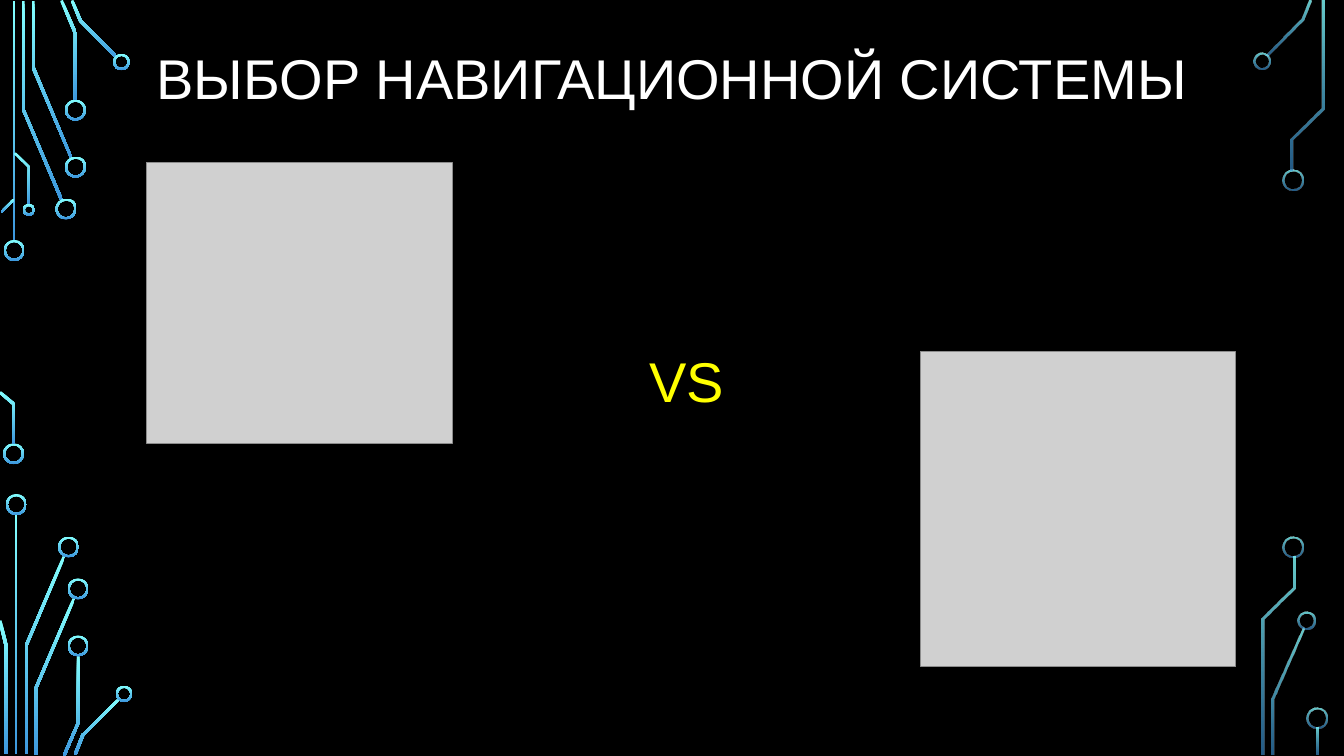
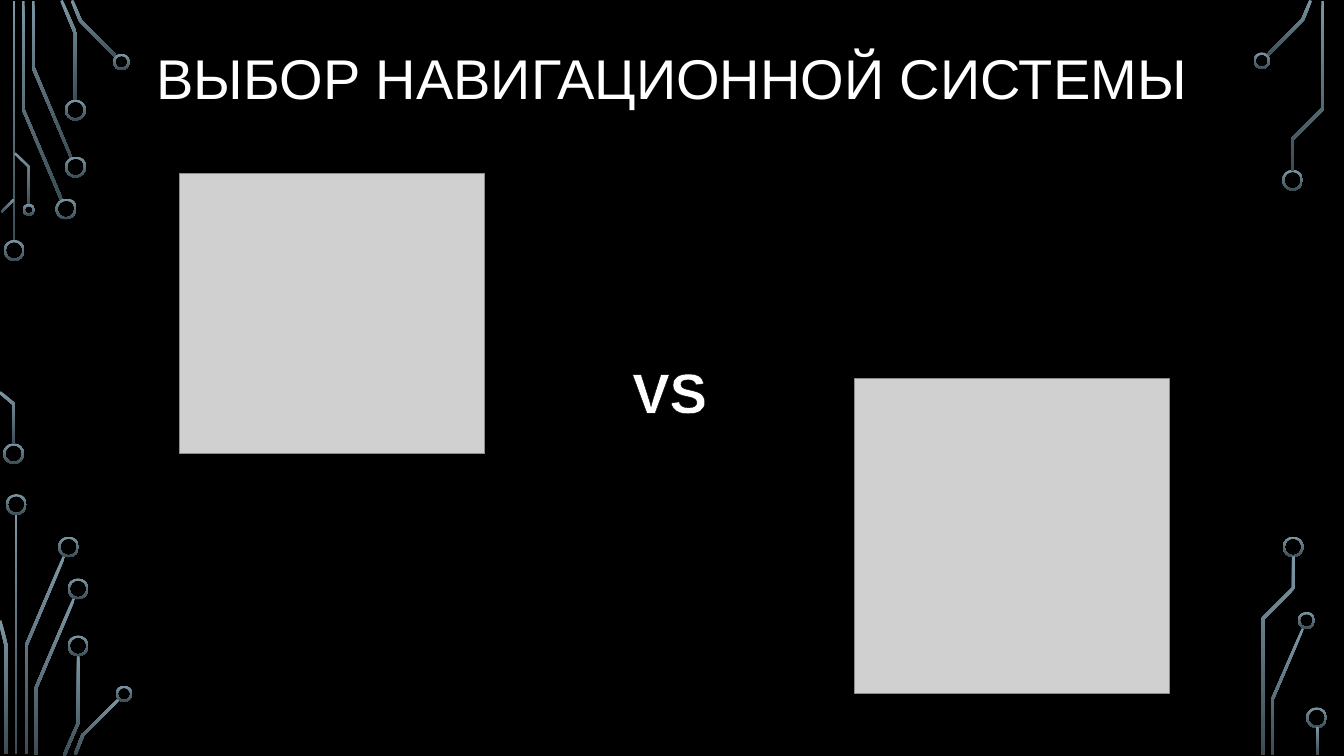
Before and after one commit to ALPause23/Diplom, a slide deck: slide 3 of Презентация.pptx. Drawn at 1344x756 pixels with LibreOffice and Linux fonts; fonts in the diff are those of the drawing; grey boxes stand for pictures; background and template pictures are left out. Boxes give left, top, right and bottom in pixels: in the first picture for what was removed or moved away, otherwise in the second. Text is boxed around its words. In the diff, an @@ line names an element or a change of style, - is before the commit and + after.

```diff
--- a/Презентация.pptx
+++ b/Презентация.pptx
@@ fill gradient #82FFFF to #3D97DE to gradient #7C96A3 to #3B4C54 in 36 elements at box(4, 240, 25, 261), box(3, 444, 24, 465), box(22, 1, 63, 201), box(55, 199, 77, 220), box(31, 1, 72, 158), box(60, 0, 78, 101), box(65, 156, 86, 177), box(65, 100, 86, 121), box(71, 0, 117, 58), box(113, 53, 131, 70), box(1, 199, 15, 213), box(0, 391, 15, 445), box(14, 152, 30, 205), box(22, 204, 34, 216), box(15, 514, 18, 755), box(24, 556, 65, 754), box(6, 494, 27, 515), box(0, 620, 7, 754), box(58, 536, 80, 558), box(34, 598, 76, 755), box(63, 655, 80, 756), box(68, 579, 89, 600), box(68, 635, 89, 656), box(74, 698, 120, 755), box(116, 686, 133, 702), box(1266, 0, 1313, 56), box(1253, 52, 1270, 70), box(1282, 169, 1304, 191), box(1271, 628, 1305, 755), box(1299, 612, 1316, 629), box(1292, 1, 1325, 171), box(1284, 536, 1305, 558), box(1261, 557, 1296, 755), box(1307, 708, 1328, 729), box(1317, 727, 1320, 755), box(12, 1, 15, 242) @@
@@ picture: place and size @@
-picture at box(147, 163, 453, 444)
+picture at box(179, 173, 485, 454)
@@ text "VS": place and size @@
-text "VS" at box(649, 363, 724, 403)
+text "VS" at box(632, 374, 707, 414)
@@ text "VS" at box(632, 374, 707, 414): text colour #FFFF00 to #FFFFFF, letter outline none to #000000 0.75 pt, bold on @@
@@ picture: place and size @@
-picture at box(921, 352, 1235, 666)
+picture at box(855, 379, 1170, 694)
```
Also in this commit, not shown: 10 other slides changed, 2 other files.
